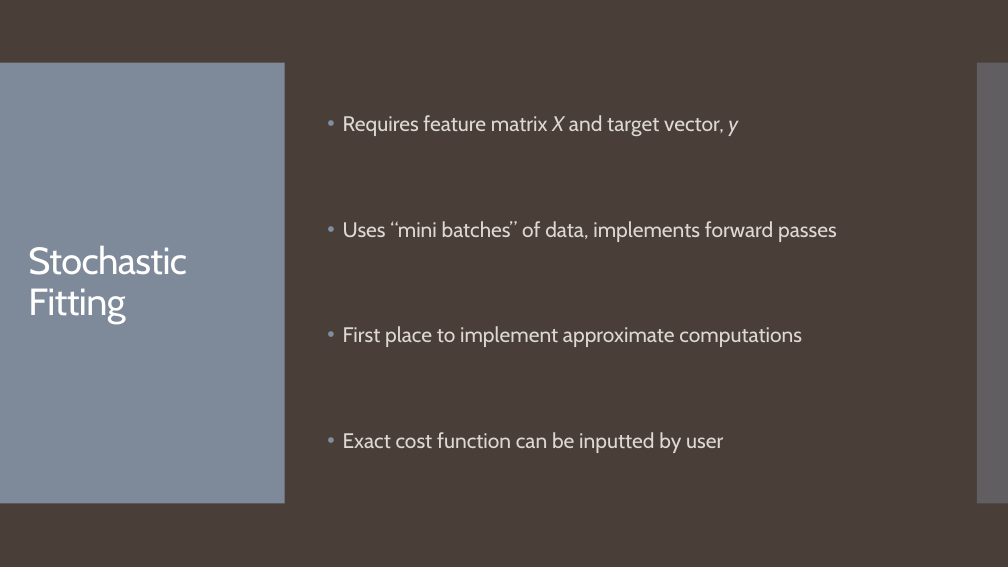
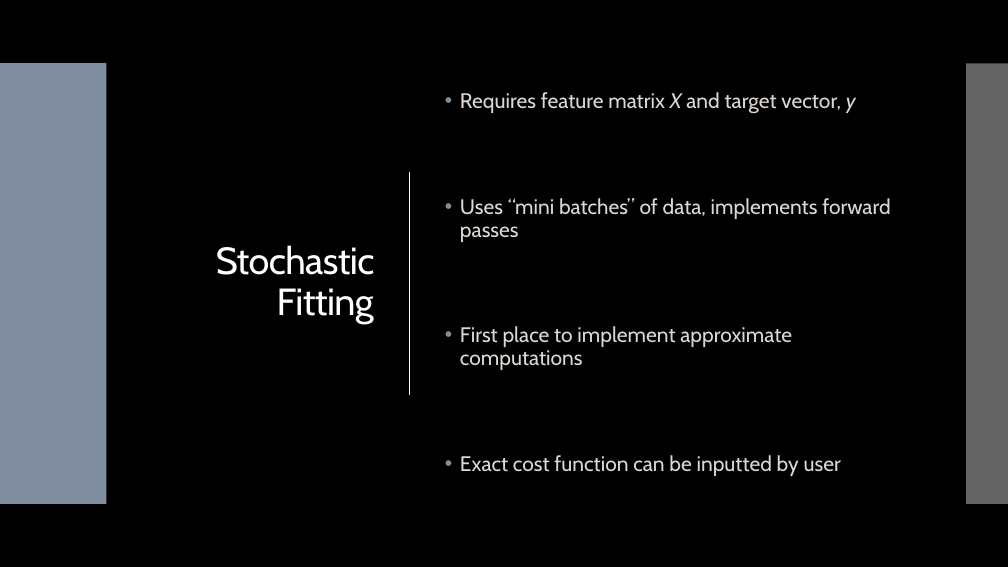
Before and after one commit to landonbuell/Convolutional-Neural-Networks, a slide deck: slide 25 of Presentations/11_03_2020/Training a Multilayer Perceptron with Stochastic Gradient Descent.pptx (slide 20 before the commit). Drawn at 1008x567 pixels with LibreOffice and Linux fonts; fonts in the diff are those of the drawing. Boxes give left, top, right and bottom in pixels: in the first picture for what was removed or moved away, otherwise in the second. Text is boxed around its words. In the diff, an @@ line names an element or a change of style, - is before the commit and + after.

Commit message:
10 March 2020
- nearly completed MLP SGD implementation source code breakdown
- Found places to imliment approx computations, possibly speed up computations
- Nearly finished slide show, requires a few more details on back propagation
- Need to touch up word doucment as well

```diff
--- a/Presentations/11_03_2020/Training a Multilayer Perceptron with Stochastic Gradient Descent.pptx
+++ b/Presentations/11_03_2020/Training a Multilayer Perceptron with Stochastic Gradient Descent.pptx
@@ background #4A3F38 to #000000 @@
@@ rectangle added at box(0, 0, 1008, 567), fill #000000 @@
@@ rectangle added at box(0, 63, 107, 504), fill #818E9F @@
@@ title "Stochastic Fitting": place and size @@
-title "Stochastic Fitting" at box(28, 245, 187, 324)
+title "Stochastic Fitting" at box(216, 245, 375, 324)
@@ title "Stochastic Fitting" at box(216, 245, 375, 324): alignment left to right @@
@@ text "Requires feature matrix X and ..." rewrapped from box(343, 115, 837, 453) to box(460, 92, 890, 476) @@
@@ rectangle added at box(966, 64, 1008, 504), fill #C8C8C8 at 50% opacity @@
@@ line added from (409, 172) to (409, 395), #FFFFFF 1 pt @@
```
Also in this commit, not shown: 16 other slides changed, 6 slides added, 2 other files.
